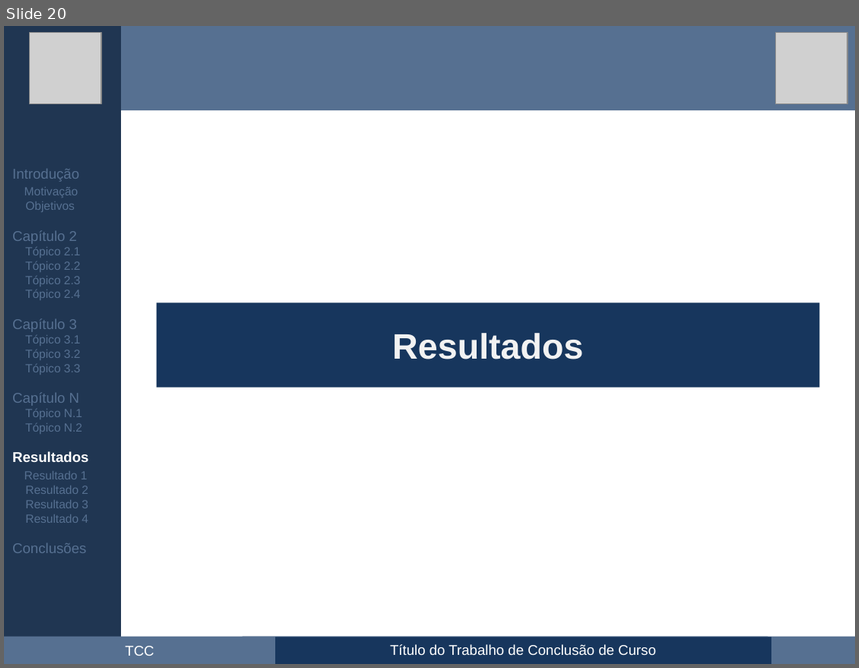
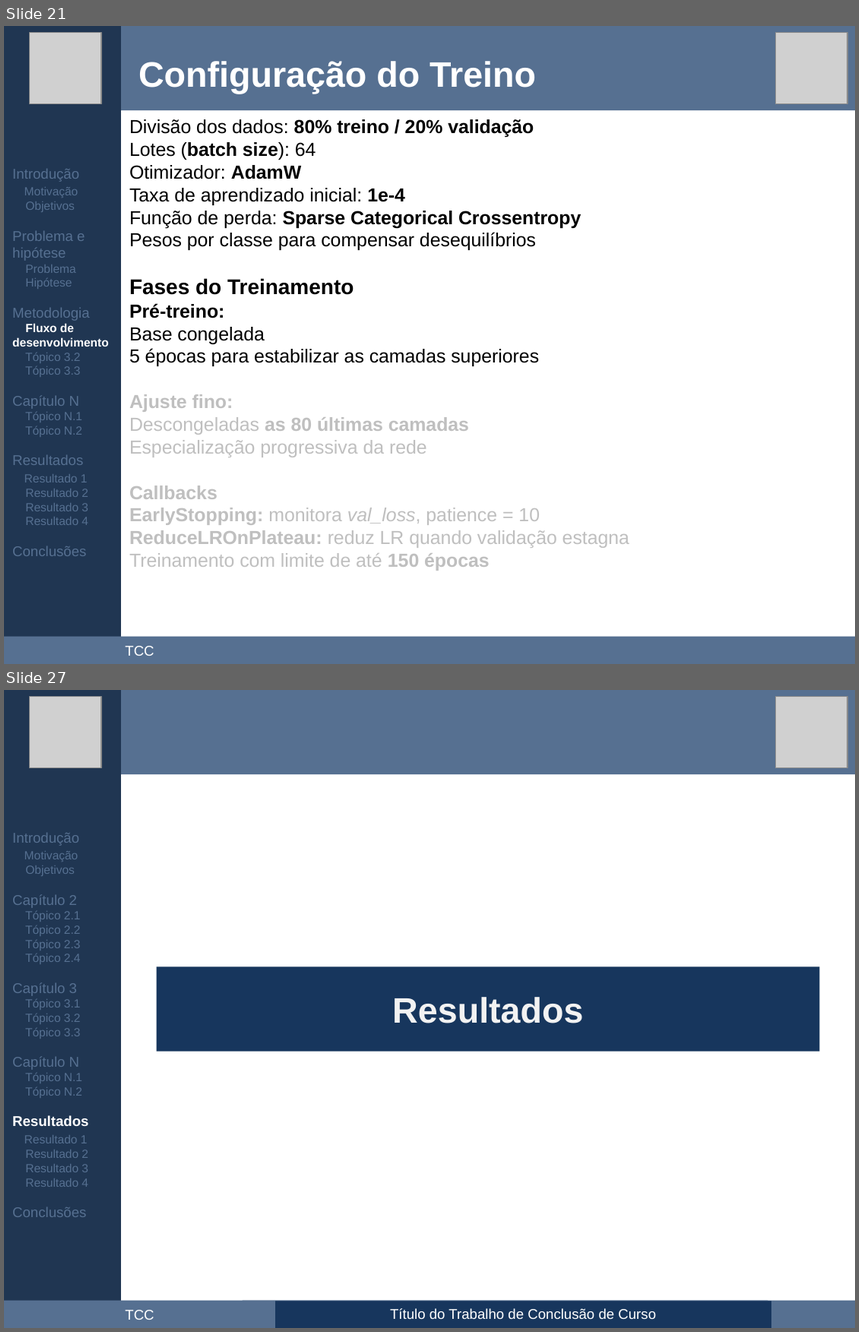
Before and after one commit to maxwellrs-dev/ai4rpi, a slide deck: apresentacao/apresentacao.pptx. Shown one above the other, each under a label of ours: slide 20 before the commit, slides 21 and 27 after it; the slides between them are not shown. The pictures are 859x668 and 859x1332 pixels, drawn with LibreOffice and Linux fonts; fonts in the diff are those of the drawing; grey boxes stand for pictures. Boxes give left, top, right and bottom in pixels: in the first picture for what was removed or moved away, otherwise in the second. Text is boxed around its words. In the diff, an @@ line names an element or a change of style, - is before the commit and + after.

```diff
--- a/apresentacao/apresentacao.pptx
+++ b/apresentacao/apresentacao.pptx
@@ slide 21 added at bbox=[4, 26, 855, 664], background #FFFFFF @@
@@ rectangle added at bbox=[4, 26, 122, 664], fill #203652 @@
@@ picture added at bbox=[30, 32, 101, 104] @@
@@ rectangle added at bbox=[122, 26, 855, 110], fill #567091 @@
@@ picture added at bbox=[776, 32, 848, 104] @@
@@ text added at bbox=[139, 61, 536, 94], 30 pt, text #FFFFFF, bold @@
+Configuração do Treino
@@ text added at bbox=[129, 119, 629, 571], 16 pt, text #000000 @@
+Divisão dos dados: 80% treino / 20% validação
+Lotes (batch size): 64
+Otimizador: AdamW
+Taxa de aprendizado inicial: 1e-4
+Função de perda: Sparse Categorical Crossentropy
+Pesos por classe para compensar desequilíbrios
+Fases do Treinamento
+Pré-treino:
+  Base congelada
+  5 épocas para estabilizar as camadas superiores
+Ajuste fino:
+  Descongeladas as 80 últimas camadas
+  Especialização progressiva da rede
+Callbacks
+EarlyStopping: monitora val_loss, patience = 10
+ReduceLROnPlateau: reduz LR quando validação estagna
+Treinamento com limite de até 150 épocas
@@ text added at bbox=[12, 169, 109, 556], 10 pt, text #567091 @@
+Introdução
+Motivação
+Objetivos
+Problema e hipótese
+Problema
+Hipótese
+Metodologia
+Fluxo de desenvolvimento
+Tópico 3.2
+Tópico 3.3
+Capítulo N
+Tópico N.1
+Tópico N.2
+Resultados
+Resultado 1
+Resultado 2
+Resultado 3
+Resultado 4
+Conclusões
@@ rectangle added at bbox=[4, 637, 855, 664], fill #567091 @@
@@ text added at bbox=[125, 646, 154, 656], 12 pt, text #FFFFFF @@
+TCC
@@ what was slide 20 is now slide 27 @@
```
Also in this commit, not shown: 7 slides changed, 6 other slides added.
